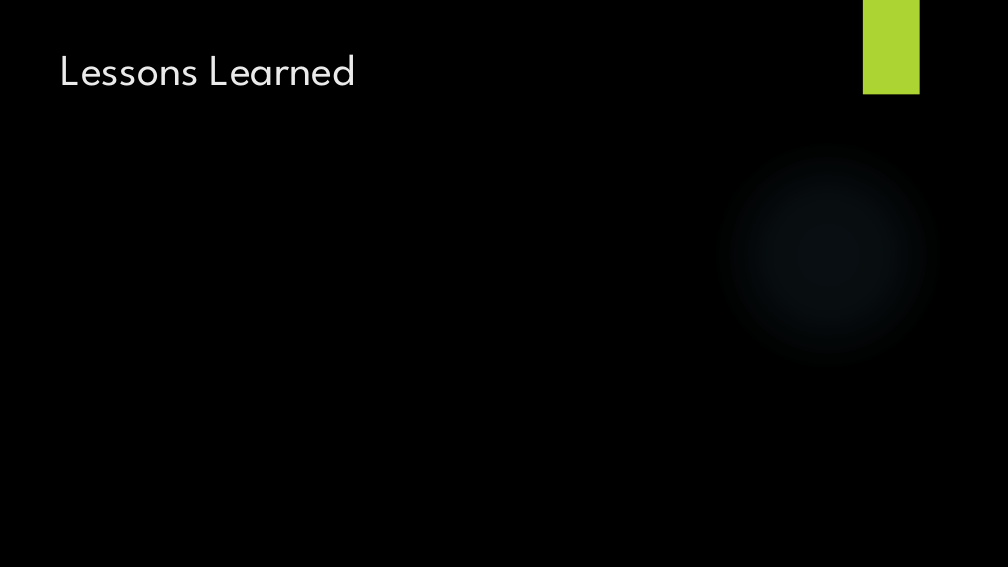
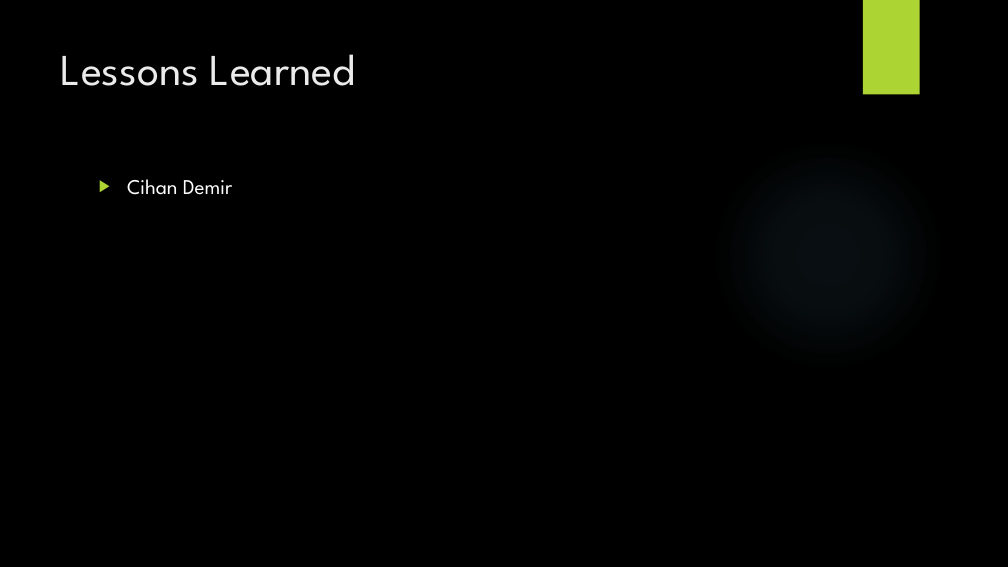
Before and after one commit to lucakuendig/INM21_Group_B, a slide deck: slide 17 of 06_Praesentation/Praesentation_Mangel_Manager.pptx (slide 12 before the commit). Drawn at 1008x567 pixels with LibreOffice and Linux fonts; fonts in the diff are those of the drawing; background and template pictures are left out. Boxes give left, top, right and bottom in pixels: in the first picture for what was removed or moved away, otherwise in the second. Text is boxed around its words. In the diff, an @@ line names an element or a change of style, - is before the commit and + after.

```diff
--- a/06_Praesentation/Praesentation_Mangel_Manager.pptx
+++ b/06_Praesentation/Praesentation_Mangel_Manager.pptx
@@ text added at [127, 179, 233, 195], 20 pt, text #FFFFFF @@
+▶ Cihan Demir
```
Also in this commit, not shown: 7 other slides changed, 5 slides added, 1 other file.
